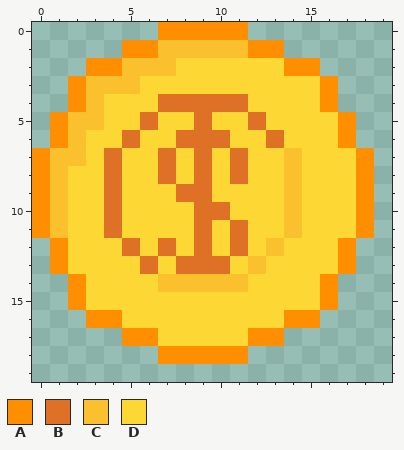
Two versions of one pixel-art file, Assets/Arts/Enemies/EDeadDrop/CoinPrefab.aseprite. That is the earlier state.
20x20 pixels, 1 frame.
Palette (. is transparent): A #ff8f00  B #df7126  C #fbc02d  D #fdd835
Pixels before, first column x 0:
 0 .......AAAAA.......
 1 .....AACCCCCAA.....
 2 ...AACCCDDDDDDAA...
 3 ..ACCCDDDDDDDDDDA..
 4 ..ACDDDBBBBBDDDDA..
 5 .ACCDDBDDBDDBDDDDA.
 6 .ACDDBDDBBBDDBDDDA.
 7 ACCDBDDBDBDBDDCDDDA
 8 ACDDBDDBDBDBDDCDDDA
 9 ACDDBDDDBBDDDDCDDDA
10 ACDDBDDDDBBDDDCDDDA
11 ACDDBDDDDBDBDDCDDDA
12 .ADDDBDBDBDBDCDDDA.
13 .ADDDDBDBBBDCDDDDA.
14 ..ADDDDCCCCCDDDDA..
15 ..ADDDDDDDDDDDDDA..
16 ...AADDDDDDDDDAA...
17 .....AADDDDDAA.....
18 .......AAAAA.......
The same view after the edit:
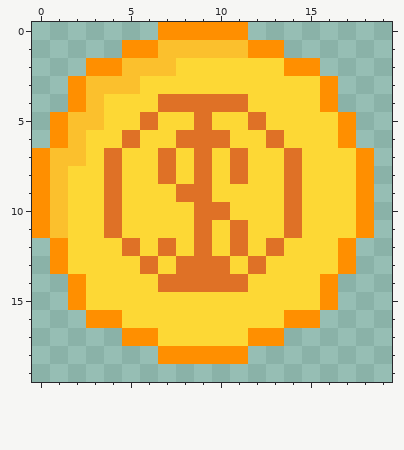
What changed:
Changed rows in their new state; - is an unchanged pixel.
first column x 7:
 7 -------B
 8 -------B
 9 -------B
10 -------B
11 -------B
12 ------B-
13 -----B--
14 BBBBB---
